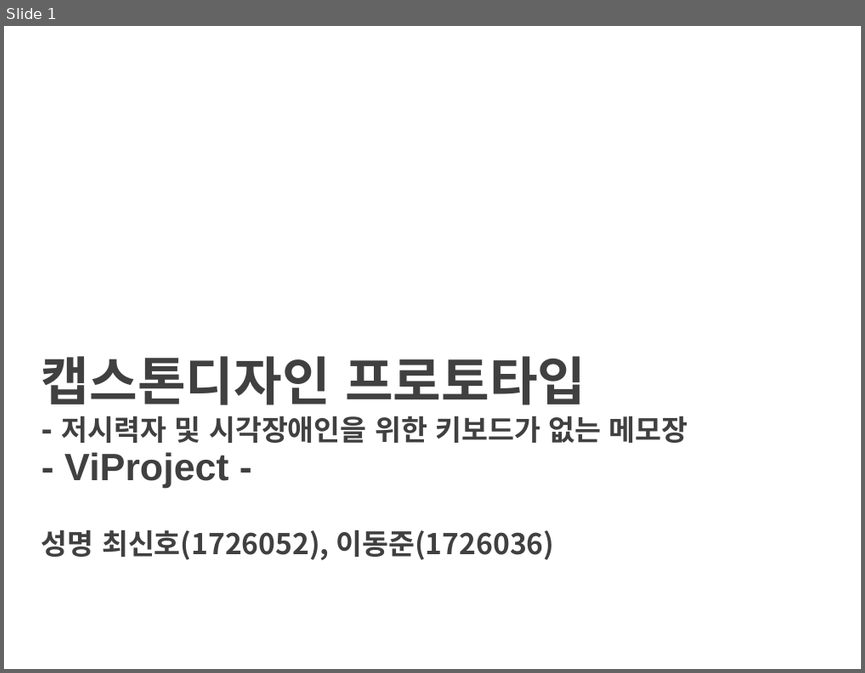
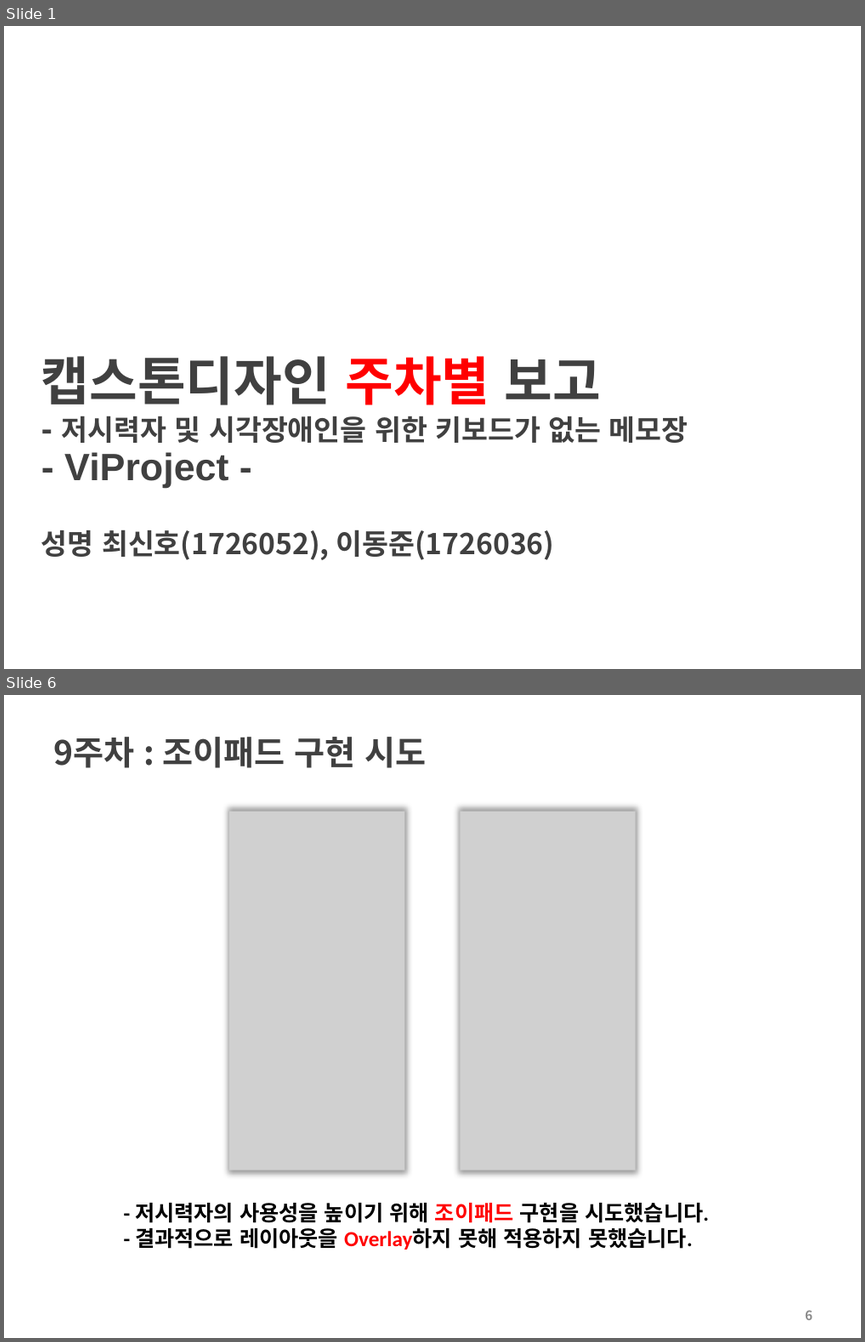
Before and after one commit to choisinho/capstone1, a slide deck: 프로토타입_최신호_이동준.pptx. Shown one above the other, each under a label of ours: slide 1 before the commit, slides 1 and 6 after it; the slides between them are not shown. The pictures are 865x673 and 865x1342 pixels, drawn with LibreOffice and Linux fonts; fonts in the diff are those of the drawing; grey boxes stand for pictures; background and template pictures are left out. Boxes give left, top, right and bottom in pixels: in the first picture for what was removed or moved away, otherwise in the second. Text is boxed around its words. In the diff, an @@ line names an element or a change of style, - is before the commit and + after.

```diff
--- a/프로토타입_최신호_이동준.pptx
+++ b/프로토타입_최신호_이동준.pptx
@@ slide 6 added at (x1=4, y1=695, x2=861, y2=1338), background #FFFFFF @@
@@ title added at (x1=54, y1=737, x2=426, y2=768), 28 pt, text #404040, bold @@
+9주차 : 조이패드 구현 시도
@@ picture added at (x1=229, y1=811, x2=405, y2=1169) @@
@@ picture added at (x1=460, y1=811, x2=636, y2=1169) @@
@@ text added at (x1=135, y1=1202, x2=709, y2=1249), 18 pt, text #000000, bold @@
+- 저시력자의 사용성을 높이기 위해 조이패드 구현을 시도했습니다.
+- 결과적으로 레이아웃을 Overlay하지 못해 적용하지 못했습니다.
@@ page number added at (x1=805, y1=1310, x2=812, y2=1320), 11 pt, text #8C8C8C, bold @@
+6
@@ slide 1 changed as well @@
@@ title at (x1=41, y1=356, x2=688, y2=488): text changed @@
-캡스톤디자인 프로토타입
-- 저시력자 및 시각장애인을 위한 키보드가 없는 메모장
-- ViProject -
+캡스톤디자인 주차별 보고
+- 저시력자 및 시각장애인을 위한 키보드가 없는 메모장
+- ViProject -
```
Also in this commit, not shown: 4 other slides changed, 1 other slide added, 8 slides removed, 7 other files.
